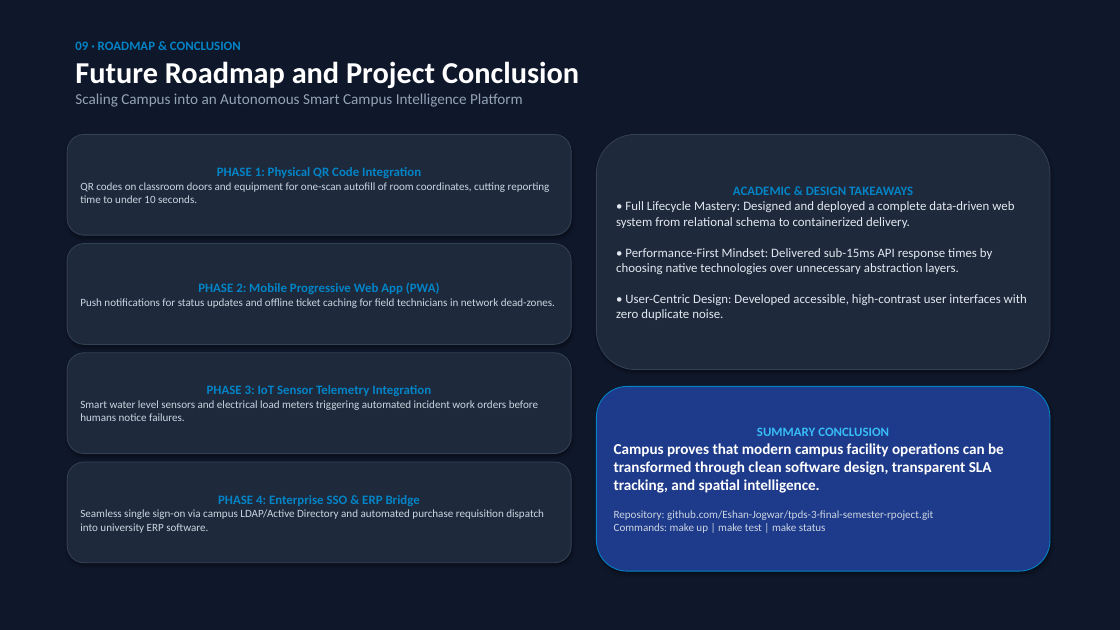
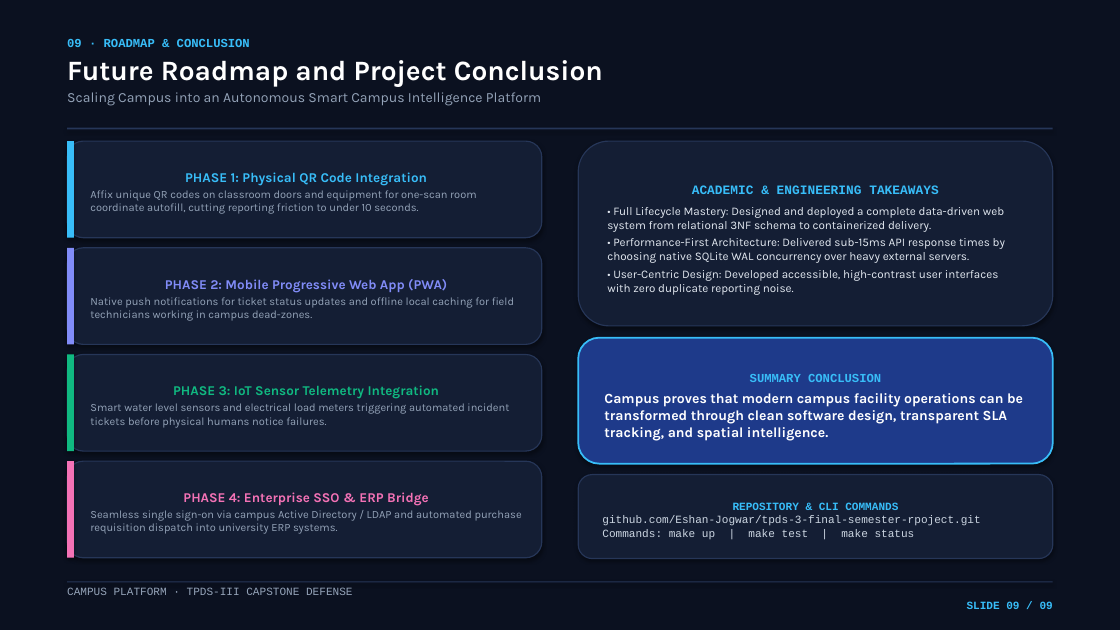
Before and after one commit to Eshan-Jogwar/tpds-3-final-semester-rpoject, a slide deck: slide 9 of presentation/Campus_Presentation_Editable.pptx. Drawn at 1120x630 pixels with LibreOffice and Linux fonts; fonts in the diff are those of the drawing. Boxes give left, top, right and bottom in pixels: in the first picture for what was removed or moved away, otherwise in the second. Text is boxed around its words. In the diff, an @@ line names an element or a change of style, - is before the commit and + after.

Commit message:
fix(presentation): generate native editable PowerPoint presentation with proper layout and remove floating deck controls

```diff
--- a/presentation/Campus_Presentation_Editable.pptx
+++ b/presentation/Campus_Presentation_Editable.pptx
@@ rectangle at (0,0,1120,630): fill #0F172A to #0B1120 @@
@@ text "09 · ROADMAP & CONCLUSION" at (67,39,603,106): size 11 to 10.5 pt, font Calibri to Courier New, text colour #0284C7 to #38BDF8 in "09 · ROADMAP & CONCLUSION"; size 26 to 24 pt in "Future Roadmap and Project Conclusion"; font Calibri to Karla in "Future Roadmap and Project Conclusion", "Scaling Campus into an Autonomous Smart Campus ..."; size 13 to 12 pt in "Scaling Campus into an Autonomous Smart Campus ..."; more space between paragraphs @@
@@ rounded rectangle "PHASE 1: Physical QR Code ...": place and size @@
-rounded rectangle "PHASE 1: Physical QR Code ..." at (67,134,571,235)
+rounded rectangle "PHASE 1: Physical QR Code ..." at (67,141,542,238)
@@ rectangle added at (67,128,1053,129), fill #263658 @@
@@ rectangle added at (67,141,74,238), fill #38BDF8 @@
@@ fill #1E293B to #141E34; outline #334155 0.75 pt to #263658 1 pt in 5 elements at (67,355,542,451), (67,461,542,558), (67,248,542,344), (67,141,542,238), (578,141,1053,326) @@
@@ rounded rectangle "ACADEMIC & ENGINEERING TAKEAWAYS": place and size @@
-rounded rectangle "ACADEMIC & ENGINEERING TAKEAWAYS" at (597,134,1050,370)
+rounded rectangle "ACADEMIC & ENGINEERING TAKEAWAYS" at (578,141,1053,326)
@@ text in rounded rectangle at (185,172,427,186): size 11 to 11.5 pt, font Calibri to Karla, text colour #0284C7 to #38BDF8 in "PHASE 1: Physical QR Code Integration"; more space between paragraphs @@
@@ text in rounded rectangle at (90,190,476,214): text changed; font Calibri to Karla; text colour #CBD5E1 to #94A3B8 @@
-QR codes on classroom doors and equipment for one-scan autofill of room coordinates, cutting reporting time to under 10 seconds.
+Affix unique QR codes on classroom doors and equipment for one-scan room coordinate autofill, cutting reporting friction to under 10 seconds.
@@ text in rounded rectangle at (607,185,1005,295): text changed; size 11 to 10 pt; font Calibri to Karla @@
-ACADEMIC & DESIGN TAKEAWAYS
-• Full Lifecycle Mastery: Designed and deployed a complete data-driven web system from relational schema to containerized delivery.
-• Performance-First Mindset: Delivered sub-15ms API response times by choosing native technologies over unnecessary abstraction layers.
-• User-Centric Design: Developed accessible, high-contrast user interfaces with zero duplicate noise.
+ACADEMIC & ENGINEERING TAKEAWAYS
+• Full Lifecycle Mastery: Designed and deployed a complete data-driven web system from relational 3NF schema to containerized delivery.
+• Performance-First Architecture: Delivered sub-15ms API response times by choosing native SQLite WAL concurrency over heavy external servers.
+• User-Centric Design: Developed accessible, high-contrast user interfaces with zero duplicate reporting noise.
@@ rounded rectangle "PHASE 2: Mobile Progressive Web ...": place and size @@
-rounded rectangle "PHASE 2: Mobile Progressive Web ..." at (67,244,571,344)
+rounded rectangle "PHASE 2: Mobile Progressive Web ..." at (67,248,542,344)
@@ rectangle added at (67,248,74,344), fill #818CF8 @@
@@ text in rounded rectangle at (90,297,514,321): text changed; font Calibri to Karla; text colour #CBD5E1 to #94A3B8 @@
-Push notifications for status updates and offline ticket caching for field technicians in network dead-zones.
+Native push notifications for ticket status updates and offline local caching for field technicians working in campus dead-zones.
@@ text in rounded rectangle at (165,279,447,292): size 11 to 11.5 pt, font Calibri to Karla, text colour #0284C7 to #818CF8 in "PHASE 2: Mobile Progressive Web App (PWA)"; more space between paragraphs @@
@@ rounded rectangle "PHASE 3: IoT Sensor Telemetry ...": place and size @@
-rounded rectangle "PHASE 3: IoT Sensor Telemetry ..." at (67,353,571,454)
+rounded rectangle "PHASE 3: IoT Sensor Telemetry ..." at (67,355,542,451)
@@ rectangle added at (67,355,74,451), fill #10B981 @@
@@ rounded rectangle "SUMMARY CONCLUSION": place and size @@
-rounded rectangle "SUMMARY CONCLUSION" at (597,386,1050,571)
+rounded rectangle "SUMMARY CONCLUSION" at (578,338,1053,464)
@@ rounded rectangle "SUMMARY CONCLUSION" at (578,338,1053,464): size 11 to 10.5 pt, font Calibri to Courier New in "SUMMARY CONCLUSION"; size 13 to 12 pt, font Calibri to Karla in "Campus proves that modern campus facility operations ..."; more space between paragraphs; outline #0284C7 0.75 pt to #38BDF8 1.5 pt @@
@@ text in rounded rectangle at (173,385,440,399): size 11 to 11.5 pt, font Calibri to Karla, text colour #0284C7 to #10B981 in "PHASE 3: IoT Sensor Telemetry Integration"; more space between paragraphs @@
@@ text in rounded rectangle at (90,403,509,428): text changed; font Calibri to Karla; text colour #CBD5E1 to #94A3B8 @@
-Smart water level sensors and electrical load meters triggering automated incident work orders before humans notice failures.
+Smart water level sensors and electrical load meters triggering automated incident tickets before physical humans notice failures.
@@ rounded rectangle "PHASE 4: Enterprise SSO & ...": place and size @@
-rounded rectangle "PHASE 4: Enterprise SSO & ..." at (67,462,571,563)
+rounded rectangle "PHASE 4: Enterprise SSO & ..." at (67,461,542,558)
@@ rectangle added at (67,461,74,558), fill #F472B6 @@
@@ rounded rectangle added at (578,475,1053,559), fill #141E34, outline #263658 1 pt, 9.5 pt, text #CBD5E1 @@
+REPOSITORY & CLI COMMANDS
+github.com/Eshan-Jogwar/tpds-3-final-semester-rpoject.git
+Commands: make up | make test | make status
@@ text in rounded rectangle at (183,492,429,506): size 11 to 11.5 pt, font Calibri to Karla, text colour #0284C7 to #F472B6 in "PHASE 4: Enterprise SSO & ERP Bridge"; more space between paragraphs @@
@@ text in rounded rectangle at (90,510,522,534): text changed; font Calibri to Karla; text colour #CBD5E1 to #94A3B8 @@
-Seamless single sign-on via campus LDAP/Active Directory and automated purchase requisition dispatch into university ERP software.
+Seamless single sign-on via campus Active Directory / LDAP and automated purchase requisition dispatch into university ERP systems.
@@ text in rounded rectangle at (614,510,933,533): paragraph removed @@
-Repository: github.com/Eshan-Jogwar/tpds-3-final-semester-rpoject.git
-Commands: make up | make test | make status
@@ rectangle added at (67,581,1053,582), fill #263658 @@
@@ text added at (67,587,1053,609), 9.5 pt, text #94A3B8 @@
+CAMPUS PLATFORM · TPDS-III CAPSTONE DEFENSE
+SLIDE 09 / 09
```
Also in this commit, not shown: 8 other slides changed, 14 other files.
